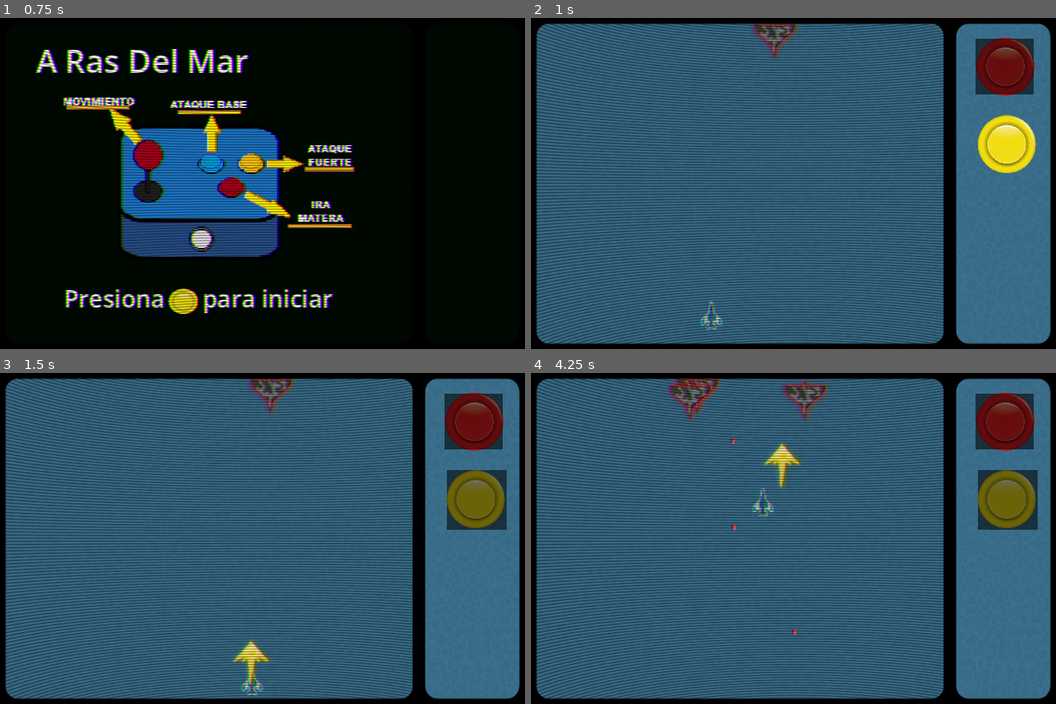
Above: before the commit, frames 1-4 (two rows, left to right).
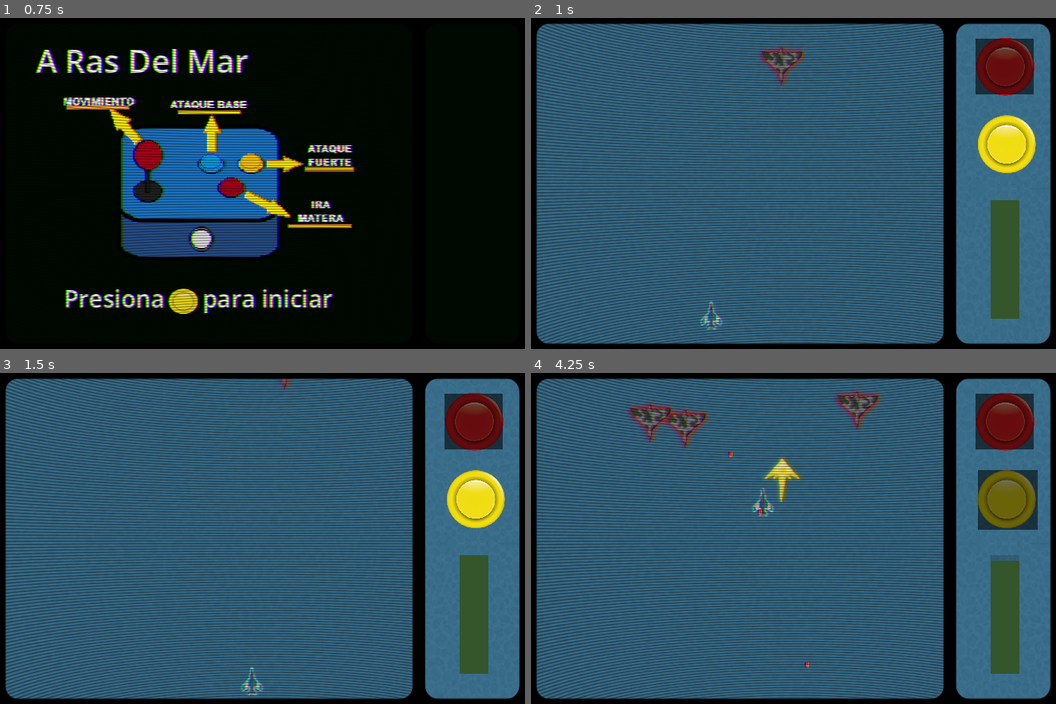
Above: after the commit, the same moments.

Repository: Nehemimosqueda520/a-ras-del-mar
Game: Godot game, scene res://Scenes/game.tscn
Two runs of this game, one before a commit and one after it. Both use one fixed random seed, a clock stepped at 60 frames per second and the inputs below.
Inputs:
- Up to frame 1 (0.75 s): hold D (Right) from 0.53 s (still down); tap R (Red) at 0.6 s
- Up to frame 2 (1 s): keep holding D (Right); tap Y (Yellow) at 0.8 s
- Up to frame 3 (1.5 s): release D (Right) at 1.28 s; hold S (Down) from 1.28 s (still down); tap Y (Yellow) at 1.35 s
- Up to frame 4 (4.25 s): tap R (Red) at 1.55, 2.1, 3.05 s; release S (Down) at 2.03 s; hold D (Right) 2.03-2.78 s; tap Y (Yellow) at 2.3, 2.85, 3.8 s; hold W (Up) 2.78-3.53 s; hold A (Left) from 3.53 s (still down); tap B (blue) at 3.6 s

Frame 1 is identical in both runs. In frame 2, 2.9% of the frame differs, in the area x 42-94%, y 1-91%; in frame 3, 4.9%; in frame 4, 5.3%, in the area x 18-94%, y 1-91%.

Commit message:
cambios minimos

Diff:
--- a/Scenes/game.tscn
+++ b/Scenes/game.tscn
@@ -18,6 +18,12 @@
 shader = ExtResource("2_qxrlw")
 shader_parameter/scanline_count = 397.8250188966875
 shader_parameter/chromatic_aberration_amount = 1.3450000638875
+
+[sub_resource type="StyleBoxFlat" id="StyleBoxFlat_rfjv2"]
+bg_color = Color(0.015686275, 0.015686275, 0.015686275, 0.16078432)
+
+[sub_resource type="StyleBoxFlat" id="StyleBoxFlat_1phco"]
+bg_color = Color(0.20633942, 0.33590528, 0.16314948, 1)
 
 [node name="Game" type="Node2D" unique_id=2042743049]
 script = ExtResource("1_ebmjs")
@@ -127,4 +133,17 @@
 z_index = 400
 position = Vector2(5, -2)
 
+[node name="ProgressBar" type="ProgressBar" parent="." unique_id=958385009]
+offset_left = 606.0
+offset_top = 409.0
+offset_right = 755.0
+offset_bottom = 445.0
+rotation = -1.5707964
+theme_override_colors/font_color = Color(0.16656464, 0.27315307, 0.06219738, 1)
+theme_override_colors/font_outline_color = Color(0, 0.7176471, 0, 1)
+theme_override_styles/background = SubResource("StyleBoxFlat_rfjv2")
+theme_override_styles/fill = SubResource("StyleBoxFlat_1phco")
+value = 50.0
+show_percentage = false
+
 [connection signal="timeout" from="GameTimer" to="." method="_on_game_timer_timeout"]
--- a/Scripts/enemy.gd
+++ b/Scripts/enemy.gd
@@ -1,16 +1,28 @@
 extends CharacterBody2D
 
 @export var bullet: PackedScene = preload("res://Scenes/bullet_enemy.tscn")
-@export var speed: float = 150.0
+@export var speed: float = 1.0
 @export var health = 100
+
+# Margen respecto a los bordes de la pantalla (ajusta según el tamaño del sprite)
+@export var margin_x: float = 32.0
 
 var sequence: int = 0
 var Time_acumulated: float = 0.0
-var x_position: float = 0.0
+var initial_position: Vector2 = Vector2.ZERO
+
+# Definimos los límites de la pantalla
+var min_x: float = 0.0
+var max_x: float = 0.0
 
 func _ready() -> void:
-	x_position = global_position.x
-	sequence = randi_range(0, 2)
+	initial_position = global_position
+	sequence = randi_range(0, 3)
+
+	# Obtenemos el ancho del Viewport para calcular los límites dinámicamente
+	var viewport_width = get_viewport_rect().size.x
+	min_x = margin_x
+	max_x = viewport_width - margin_x
 
 	$ShootTimer.wait_time = 0.8
 	$ShootTimer.timeout.connect(_shoot)
@@ -18,17 +30,57 @@
 
 func _process(delta: float) -> void:
 	Time_acumulated += delta
+	var base_descent: float = speed * delta
+
 	match sequence:
 		0:
-			pass
+			# Patrón 0: Figura en "8"
+			var amplitude_x = 100.0
+			var amplitude_y = 40.0
+			var frequency = 3.0
+
+			var offset_x = sin(Time_acumulated * frequency) * amplitude_x
+			var offset_y = sin(Time_acumulated * frequency * 2.0) * amplitude_y
+
+			initial_position.y += base_descent
+			global_position = Vector2(initial_position.x + offset_x, initial_position.y + offset_y)
+
 		1:
-			var amplitude = 80.0
-			var frequence = 3.0
-			global_position.x = x_position + sin(Time_acumulated * frequence) * amplitude
+			# Patrón 1: Zig-Zag
+			var freq_x = 2.5
+			var freq_y = 5.0
+
+			var offset_x = sin(Time_acumulated * freq_x) * 120.0
+			var offset_y = cos(Time_acumulated * freq_y) * 30.0
+
+			initial_position.y += base_descent
+			global_position = Vector2(initial_position.x + offset_x, initial_position.y + offset_y)
+
 		2:
-			var direction = sign(cos(Time_acumulated * 2.0))
-			global_position.x += direction * 100 * delta
-	if global_position.y > 1100: # Ajusta según la resolución de tu viewport
+			# Patrón 2: Espiral
+			var radius = 60.0
+			var speed_rotation = 4.0
+
+			var offset_x = cos(Time_acumulated * speed_rotation) * radius
+			var offset_y = sin(Time_acumulated * speed_rotation) * radius
+
+			initial_position.y += base_descent
+			global_position = Vector2(initial_position.x + offset_x, initial_position.y + offset_y)
+
+		3:
+			# Patrón 3: Sinuoso con Aceleración
+			var offset_x = sin(Time_acumulated * 4.0) * 150.0
+			var variable_descent = (sin(Time_acumulated * 3.0) + 1.2) * speed * delta
+
+			initial_position.y += variable_descent
+			global_position = Vector2(initial_position.x + offset_x, initial_position.y)
+
+	# --- CONTROL DE LÍMITES EN PANTALLA ---
+	# Restringimos la posición final en X para que no se salga de min_x ni max_x
+	global_position.x = clamp(global_position.x, min_x, max_x)
+
+	# Autodestrucción fuera de pantalla por abajo
+	if global_position.y > 1100:
 		queue_free()
 
 func _shoot() -> void:
@@ -37,11 +89,8 @@
 		new_bullet.global_position = global_position
 		get_tree().current_scene.add_child(new_bullet)
 
-
 func kill():
 	queue_free()
-
-
 
 func _on_area_2d_body_entered(body: Node2D) -> void:
 	if body.is_in_group("player"):
--- a/Scripts/level.gd
+++ b/Scripts/level.gd
@@ -1,9 +1,12 @@
 extends Node2D
 @onready var MainMenu:Node2D = $mainMenu
+@onready var progressBar: ProgressBar = $ProgressBar
 
 
 func _process(_delta: float) -> void:
 	Global.pauseGame()
+
+	progressBar.value = Global.health
 
 	if Input.is_action_just_pressed("Yellow") and Global.isPaused == true:
 		$GameTimer.start()
--- a/Scripts/player.gd
+++ b/Scripts/player.gd
@@ -32,10 +32,10 @@
 	if Input.is_action_just_pressed("blue") and can_shoot:
 		soft_shoot()
 
-	if Input.is_action_just_pressed("Yellow") and hard_can_shoot:
+	if Input.is_action_just_pressed("Red") and hard_can_shoot:
 		hard_shoot()
 
-	if Input.is_action_just_pressed("Red") and Global.ira_matera == true:
+	if Input.is_action_just_pressed("Yellow") and Global.ira_matera == true:
 		$iraMateraFX.play()
 		Sprite.texture = load("res://Assets/Img/Player_ult.png")
 		print("ira matera")
